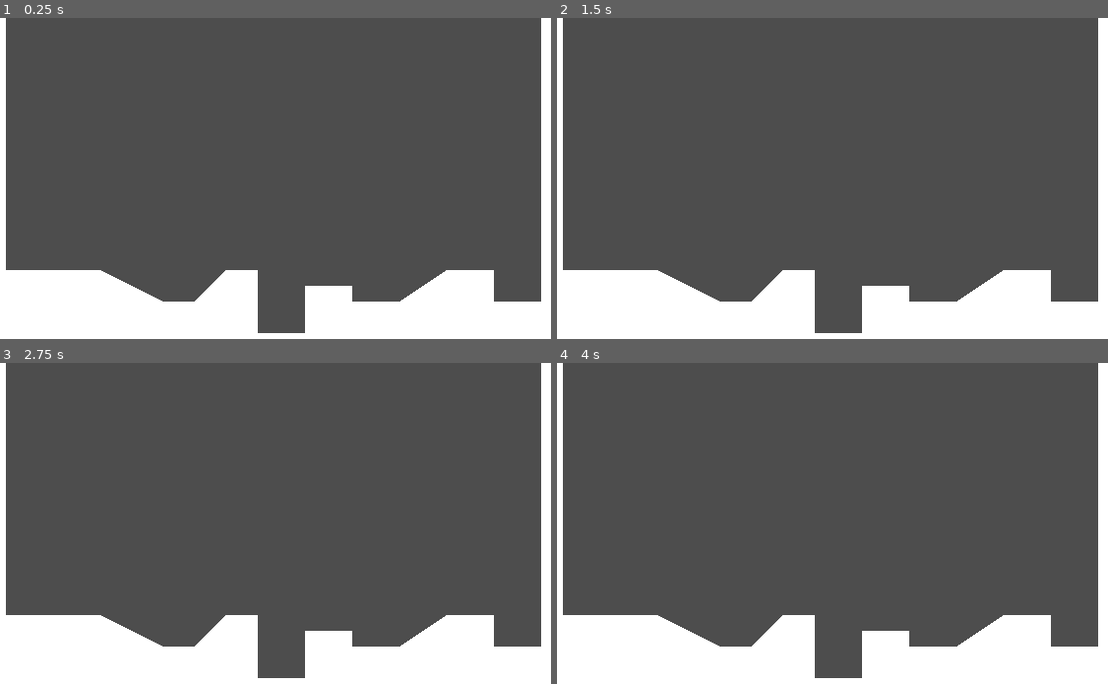
Above: before the commit, frames 1-4 (two rows, left to right).
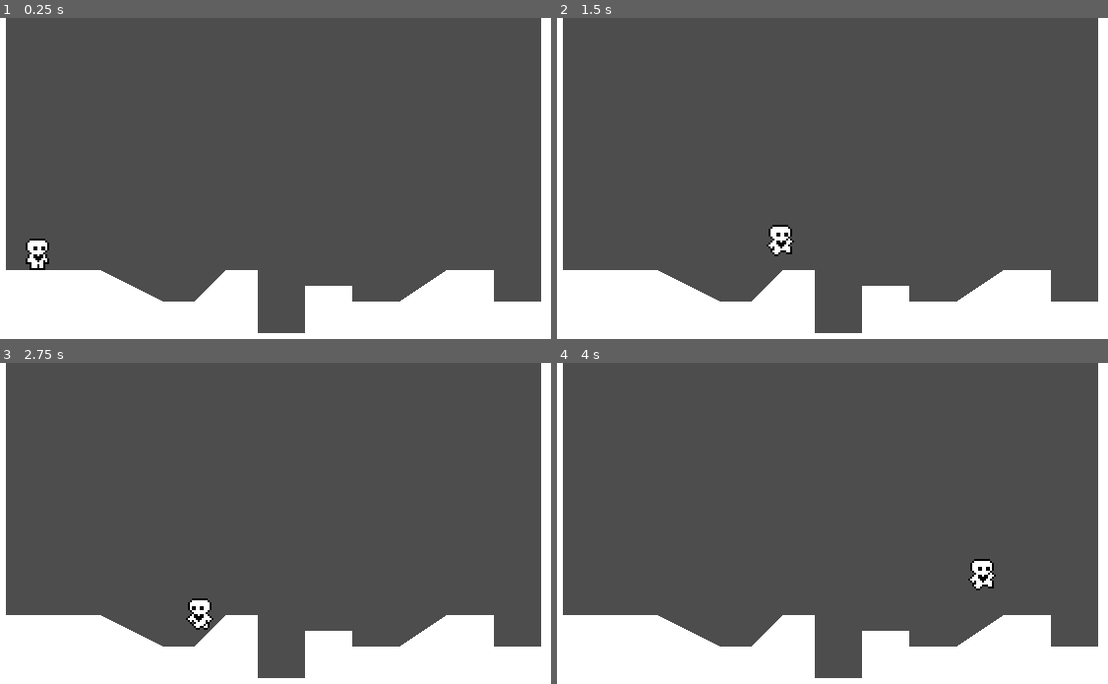
Above: after the commit, the same moments.

Repository: MichaelRMartinez/1-bit-platformer
Game: Godot game, scene res://world.tscn
Same seed, same stepped clock (60 frames per second), same inputs: the game is played once before the commit and once after it.
Inputs:
- Up to frame 1 (0.25 s): no input
- Up to frame 2 (1.5 s): tap Enter (ui_accept) at 0.5, 0.6, 0.77, 1.07, 1.35 s; hold Right (ui_right) from 0.53 s (still down)
- Up to frame 3 (2.75 s): tap Enter (ui_accept) at 1.52, 1.82, 2.1 s; release Right (ui_right) at 2.03 s; hold Left (ui_left) from 2.03 s (still down)
- Up to frame 4 (4 s): release Left (ui_left) at 2.78 s; hold Right (ui_right) from 2.78 s (still down); tap Enter (ui_accept) at 2.85, 3.02, 3.32, 3.6, 3.77 s

The runs differ from the first frame. In frame 1, 0.4% of the frame differs, in the area x 4-9%, y 68-79%; in frame 2, 0.4%, in the area x 38-44%, y 64-75%; in frame 3, 0.4%; in frame 4, 0.4%.

Commit message:
Set up player character animations and movement physics

Diff:
--- /dev/null
+++ b/player.gd
@@ -0,0 +1,60 @@
+extends CharacterBody2D
+
+
+const SPEED = 100.0
+const ACCELERATION = 800.0
+const FRICTION = 1000.0
+const JUMP_VELOCITY = -300.0
+
+@onready var animated_sprite_2d: AnimatedSprite2D = $AnimatedSprite2D
+
+
+func _physics_process(delta: float) -> void:
+	# Add the gravity.
+	apply_gravity(delta)
+
+	# Handle jump.
+	handle_jump()
+
+	# Get the input direction and handle the movement/deceleration.
+	var input_axis := Input.get_axis("ui_left", "ui_right")
+	handle_acceleration(input_axis, delta)
+	apply_friction(input_axis, delta)
+	update_animations(input_axis)
+	move_and_slide()
+
+
+func apply_gravity(delta):
+	if not is_on_floor():
+		velocity += get_gravity() * delta
+
+
+func handle_jump():
+	if is_on_floor():
+		if Input.is_action_just_pressed("ui_accept"):
+			velocity.y = JUMP_VELOCITY
+	else:
+		if Input.is_action_just_released("ui_accept") and velocity.y < JUMP_VELOCITY/2:
+			velocity.y = JUMP_VELOCITY/2
+
+
+func handle_acceleration(input_axis, delta):
+	if input_axis:
+		velocity.x = move_toward(velocity.x, SPEED * input_axis, ACCELERATION * delta)
+		velocity.x = input_axis * SPEED
+
+
+func apply_friction(input_axis, delta):
+	if input_axis == 0:
+		velocity.x = move_toward(velocity.x, 0, FRICTION * delta)
+
+
+func update_animations(input_axis):
+	if input_axis != 0:
+		animated_sprite_2d.flip_h = (input_axis < 0)
+		animated_sprite_2d.play("run")
+	else:
+		animated_sprite_2d.play("idle")
+
+	if not is_on_floor():
+		animated_sprite_2d.play("jump")
--- /dev/null
+++ b/player.tscn
@@ -0,0 +1,97 @@
+[gd_scene load_steps=13 format=3 uid="uid://gpj0e6526c4a"]
+
+[ext_resource type="Script" path="res://player.gd" id="1_sjm7m"]
+[ext_resource type="Texture2D" uid="uid://1dngsf2e3ci" path="res://assets/player.png" id="2_ws0iy"]
+
+[sub_resource type="AtlasTexture" id="AtlasTexture_xnni6"]
+atlas = ExtResource("2_ws0iy")
+region = Rect2(0, 0, 24, 20)
+
+[sub_resource type="AtlasTexture" id="AtlasTexture_kiegu"]
+atlas = ExtResource("2_ws0iy")
+region = Rect2(144, 0, 24, 20)
+
+[sub_resource type="AtlasTexture" id="AtlasTexture_yrmu0"]
+atlas = ExtResource("2_ws0iy")
+region = Rect2(0, 0, 24, 20)
+
+[sub_resource type="AtlasTexture" id="AtlasTexture_bexbj"]
+atlas = ExtResource("2_ws0iy")
+region = Rect2(24, 0, 24, 20)
+
+[sub_resource type="AtlasTexture" id="AtlasTexture_xk1kr"]
+atlas = ExtResource("2_ws0iy")
+region = Rect2(48, 0, 24, 20)
+
+[sub_resource type="AtlasTexture" id="AtlasTexture_jbjto"]
+atlas = ExtResource("2_ws0iy")
+region = Rect2(72, 0, 24, 20)
+
+[sub_resource type="AtlasTexture" id="AtlasTexture_uvrox"]
+atlas = ExtResource("2_ws0iy")
+region = Rect2(96, 0, 24, 20)
+
+[sub_resource type="AtlasTexture" id="AtlasTexture_h4uaa"]
+atlas = ExtResource("2_ws0iy")
+region = Rect2(120, 0, 24, 20)
+
+[sub_resource type="SpriteFrames" id="SpriteFrames_4tbxj"]
+animations = [{
+"frames": [{
+"duration": 1.0,
+"texture": SubResource("AtlasTexture_xnni6")
+}],
+"loop": true,
+"name": &"idle",
+"speed": 10.0
+}, {
+"frames": [{
+"duration": 1.0,
+"texture": SubResource("AtlasTexture_kiegu")
+}],
+"loop": true,
+"name": &"jump",
+"speed": 10.0
+}, {
+"frames": [{
+"duration": 1.0,
+"texture": SubResource("AtlasTexture_yrmu0")
+}, {
+"duration": 1.0,
+"texture": SubResource("AtlasTexture_bexbj")
+}, {
+"duration": 1.0,
+"texture": SubResource("AtlasTexture_xk1kr")
+}, {
+"duration": 1.0,
+"texture": SubResource("AtlasTexture_jbjto")
+}, {
+"duration": 1.0,
+"texture": SubResource("AtlasTexture_uvrox")
+}, {
+"duration": 1.0,
+"texture": SubResource("AtlasTexture_h4uaa")
+}],
+"loop": true,
+"name": &"run",
+"speed": 10.0
+}]
+
+[sub_resource type="RectangleShape2D" id="RectangleShape2D_vd1wa"]
+size = Vector2(10, 16)
+
+[node name="Player" type="CharacterBody2D"]
+position = Vector2(0, -10)
+floor_constant_speed = true
+floor_snap_length = 2.0
+script = ExtResource("1_sjm7m")
+
+[node name="AnimatedSprite2D" type="AnimatedSprite2D" parent="."]
+sprite_frames = SubResource("SpriteFrames_4tbxj")
+animation = &"idle"
+autoplay = "idle"
+frame_progress = 0.732721
+
+[node name="CollisionShape2D" type="CollisionShape2D" parent="."]
+position = Vector2(0, 2)
+shape = SubResource("RectangleShape2D_vd1wa")
--- a/world.tscn
+++ b/world.tscn
@@ -1,6 +1,7 @@
-[gd_scene load_steps=2 format=3 uid="uid://47jcmn6pivvq"]
+[gd_scene load_steps=3 format=3 uid="uid://47jcmn6pivvq"]
 
 [ext_resource type="Script" path="res://world.gd" id="1_tqihq"]
+[ext_resource type="PackedScene" uid="uid://gpj0e6526c4a" path="res://player.tscn" id="2_tqqxp"]
 
 [node name="World" type="Node"]
 script = ExtResource("1_tqihq")
@@ -11,3 +12,6 @@
 polygon = PackedVector2Array(8, 0, 16, 0, 16, 128, 64, 128, 96, 144, 112, 144, 128, 128, 144, 128, 144, 160, 168, 160, 168, 136, 192, 136, 192, 144, 216, 144, 240, 128, 264, 128, 264, 144, 288, 144, 288, 0, 320, 0, 320, 184, 0, 184, 0, 0)
 
 [node name="Polygon2D" type="Polygon2D" parent="StaticBody2D/CollisionPolygon2D"]
+
+[node name="Player" parent="StaticBody2D" instance=ExtResource("2_tqqxp")]
+position = Vector2(32, 112)
Not shown, added: pla9F90.tmp
